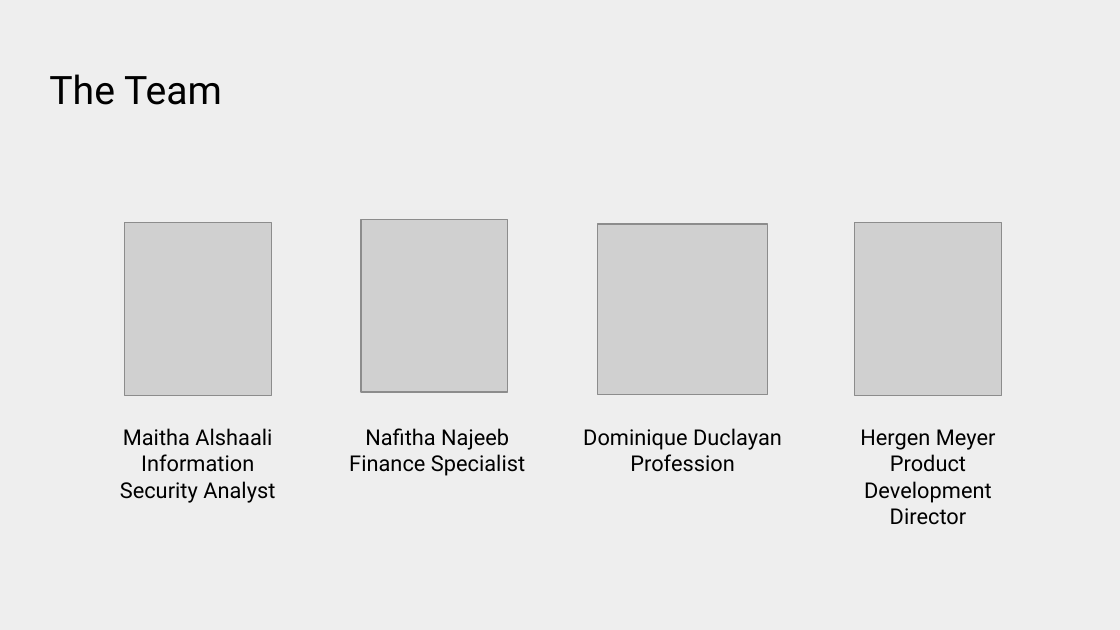
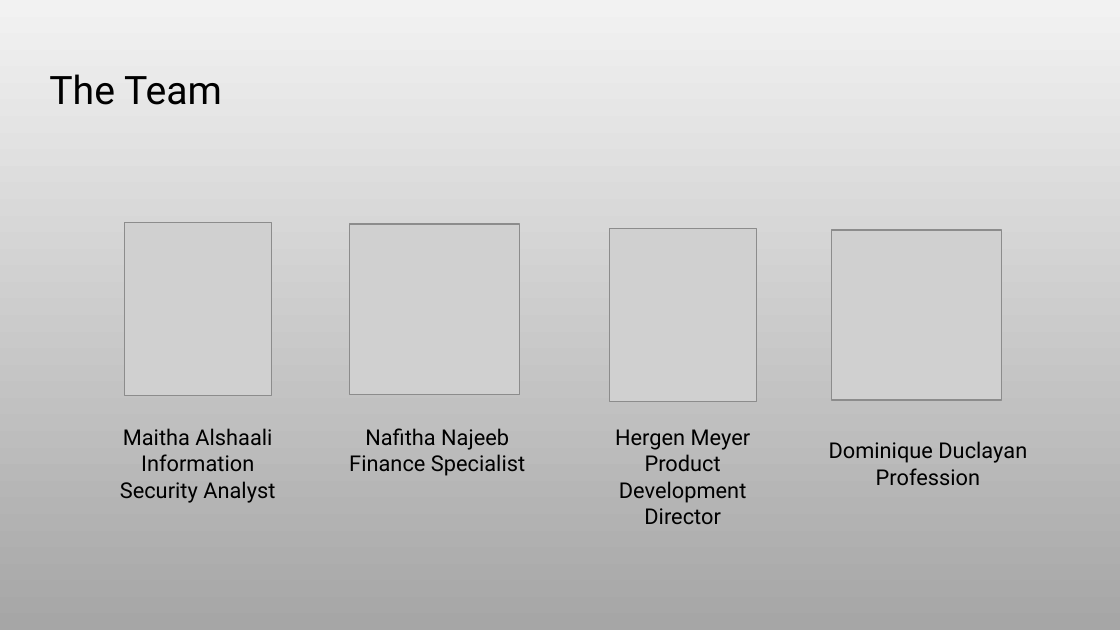
Before and after one commit to Maitha-mo/sampleGuys_final-project_dsml2021, a slide deck: slide 2 of Sample Guys _ Demo Day _ AstroLabs DS ML Bootcamp Oct Nov 2021.pptx. Drawn at 1120x630 pixels with LibreOffice and Linux fonts; fonts in the diff are those of the drawing; grey boxes stand for pictures. Boxes give left, top, right and bottom in pixels: in the first picture for what was removed or moved away, otherwise in the second. Text is boxed around its words. In the diff, an @@ line names an element or a change of style, - is before the commit and + after.

```diff
--- a/Sample Guys _ Demo Day _ AstroLabs DS ML Bootcamp Oct Nov 2021.pptx
+++ b/Sample Guys _ Demo Day _ AstroLabs DS ML Bootcamp Oct Nov 2021.pptx
@@ background #EEEEEE to gradient #F2F2F2 to #A6A6A6 @@
@@ picture: place and size @@
-picture at bbox=[361, 220, 507, 392]
+picture at bbox=[349, 224, 520, 394]
@@ picture: place and size @@
-picture at bbox=[855, 223, 1001, 395]
+picture at bbox=[609, 228, 756, 401]
@@ picture: place and size @@
-picture at bbox=[598, 224, 768, 394]
+picture at bbox=[831, 230, 1001, 400]
@@ text "Hergen Meyer": place and size @@
-text "Hergen Meyer" at bbox=[860, 429, 996, 525]
+text "Hergen Meyer" at bbox=[615, 429, 751, 524]
@@ text "Dominique Duclayan": place and size @@
-text "Dominique Duclayan" at bbox=[583, 428, 782, 472]
+text "Dominique Duclayan" at bbox=[829, 441, 1027, 485]
```
Also in this commit, not shown: 4 other slides changed, 8 slides added, 2 slides removed, 1 other file.
